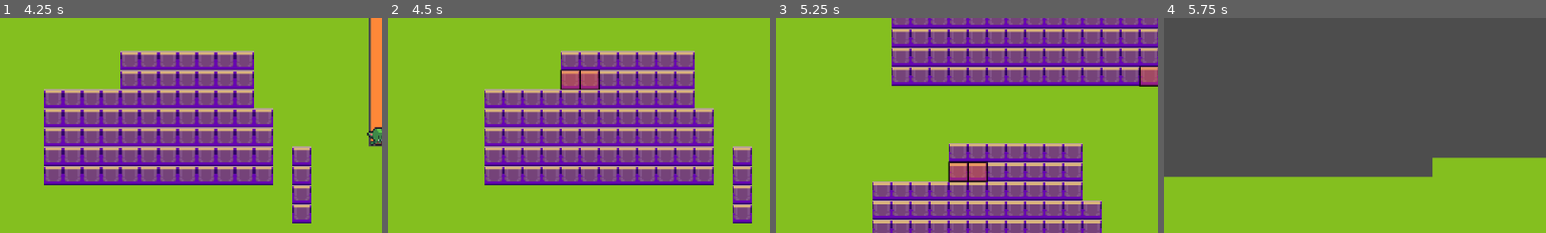
Above: before the commit, frames 1-4 (left to right).
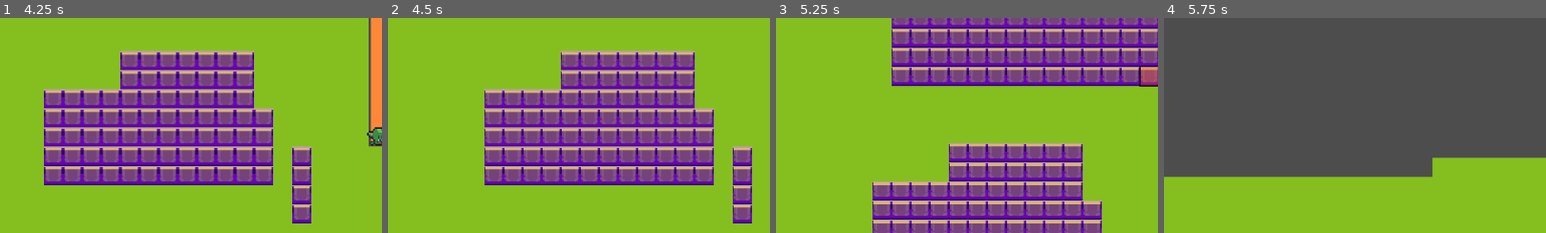
Above: after the commit, the same moments.

Repository: nickuun/Goblin-Overlord-Simulator
Game: Godot game, scene res://Scenes&Scrips/World/world.tscn
The game is run twice, just before and just after one commit, with the same random seed, the same clock (stepped at 60 frames per second) and the same inputs.
Inputs (mouse positions are % of the whole screen's width and height, from its top left):
- Up to frame 1 (4.25 s): tap Enter at 0.5 s; move the mouse to (45, 70) at 0.52 s; tap 1 at 0.6, 2.3 s; click (45, 70) at 0.67 s; tap 2 at 0.8 s; drag from (80, 65) to (45, 70) at 1.27 s; move the mouse to (20, 35) at 2.02 s; tap 3 at 2.1, 3.8 s; click (20, 35) at 2.17 s; drag from (55, 50) to (20, 35) at 2.77 s; move the mouse to (35, 25) at 3.52 s; hold A (cam_left) from 3.53 s (still down); click (35, 25) at 3.67 s
- Up to frame 2 (4.5 s): release A (cam_left) at 4.25 s; drag from (72, 45) to (35, 25) at 4.27 s
- Up to frame 3 (5.25 s): tap Space at 5 s; move the mouse to (30, 55) at 5.02 s; hold W (cam_up) from 5.03 s (still down); click (30, 55) at 5.17 s
- Up to frame 4 (5.75 s): keep holding W (cam_up); tap 2 at 5.3 s
The pictures show only the part of the screen within x 47-97%, y 31-81%; the shares and areas given below are measured in that part.

Frame 1 is identical in both runs. In frame 2, 1.0% of the frame differs, in the area x 45-56%, y 24-34%; in frame 3, 1.0%, in the area x 45-56%, y 66-77%; in frame 4, nothing differs.

Commit message:
Added item sweeping from rocks to storage - No Sprite

Diff:
--- a/Scenes&Scrips/ClickInput/click_input.gd
+++ b/Scenes&Scrips/ClickInput/click_input.gd
@@ -17,6 +17,7 @@
 
 const MODE_BUILD: int = 1
 const MODE_ROOM: int = 2
+const MODE_SWEEP: int = 3
 var _mode: int = MODE_BUILD
 
 func _ready() -> void:
@@ -36,6 +37,15 @@
 		push_error("ClickInput: Floor or Walls layer not set. Assign NodePaths or add nodes to 'floor_layer' / 'wall_layer' groups.")
 
 func _unhandled_input(event: InputEvent) -> void:
+
+	if event is InputEventKey and event.pressed:
+		var kev: InputEventKey = event
+		if kev.keycode == KEY_1:
+			_mode = MODE_BUILD
+		elif kev.keycode == KEY_2:
+			_mode = MODE_ROOM
+		elif kev.keycode == KEY_3:
+			_mode = MODE_SWEEP
 
 
 	if _floor == null or _walls == null:
@@ -110,8 +120,8 @@
 				JobManager.remove_job_at(cell, "build_wall")
 			else:
 				JobManager.ensure_build_job(cell)
-	else:
-		# ROOM mode (Treasury)
+
+	elif _mode == MODE_ROOM:
 		if _drag_button == MOUSE_BUTTON_RIGHT:
 			if _drag_shift:
 				JobManager.remove_room_job_at(cell)
@@ -122,6 +132,16 @@
 				JobManager.remove_room_job_at(cell)
 			else:
 				JobManager.ensure_unassign_room_job(cell)
+
+	elif _mode == MODE_SWEEP:
+		if _drag_button == MOUSE_BUTTON_RIGHT:
+			if _drag_shift:
+				JobManager.remove_haul_job_at(cell)
+			else:
+				# only creates if a rock exists there
+				JobManager.ensure_haul_job(cell, "rock")
+		elif _drag_button == MOUSE_BUTTON_LEFT:
+			JobManager.remove_haul_job_at(cell)
 
 func _bresenham(a: Vector2i, b: Vector2i) -> Array[Vector2i]:
 	var points: Array[Vector2i] = []
--- a/Scenes&Scrips/Globals/JobManager.gd
+++ b/Scenes&Scrips/Globals/JobManager.gd
@@ -8,6 +8,7 @@
 @export var build_wall_atlas_coords: Vector2i = Vector2i(3, 11)
 @export var build_wall_alternative_tile: int = 0
 
+
 var jobs: Array[Job] = []
 var _next_id: int = 1
 
@@ -21,11 +22,106 @@
 @export var room_treasury_source_id: int = -1
 @export var room_treasury_atlas_coords: Vector2i = Vector2i.ZERO
 @export var room_treasury_alt: int = 0
+
+# items on ground: cell -> {"rock": count}
+var items_on_ground: Dictionary = {}
+
+# treasury tracking
+@export var treasury_capacity_per_tile: int = 10
+var treasury_cells: Dictionary = {}	# cell(Vector2i) -> true
+var treasury_stored_rock: int = 0
+var treasury_reserved: int = 0	# slots reserved by in-flight haul jobs
 
 func init(floor: TileMapLayer, walls: TileMapLayer, rooms: TileMapLayer) -> void:
 	floor_layer = floor
 	walls_layer = walls
 	rooms_layer = rooms
+	_rebuild_treasury_cells()
+	treasury_reserved = 0
+
+func _rebuild_treasury_cells() -> void:
+	treasury_cells.clear()
+	if rooms_layer == null:
+		return
+	var used: PackedVector2Array = rooms_layer.get_used_cells()
+	for c: Vector2i in used:
+		treasury_cells[c] = true
+
+func get_treasury_capacity() -> int:
+	return treasury_cells.size() * treasury_capacity_per_tile
+
+func get_treasury_space_effective() -> int:
+	return get_treasury_capacity() - treasury_stored_rock - treasury_reserved
+
+func drop_item(cell: Vector2i, kind: String, count: int) -> void:
+	var bucket: Dictionary = items_on_ground.get(cell, {})
+	var cur: int = int(bucket.get(kind, 0))
+	bucket[kind] = cur + count
+	items_on_ground[cell] = bucket
+
+func has_ground_item(cell: Vector2i, kind: String) -> bool:
+	if not items_on_ground.has(cell):
+		return false
+	var bucket: Dictionary = items_on_ground[cell]
+	return int(bucket.get(kind, 0)) > 0
+
+func take_item(cell: Vector2i, kind: String, count: int) -> bool:
+	if not has_ground_item(cell, kind):
+		return false
+	var bucket: Dictionary = items_on_ground[cell]
+	var cur: int = int(bucket.get(kind, 0))
+	var newv: int = max(0, cur - count)
+	bucket[kind] = newv
+	if newv == 0:
+		bucket.erase(kind)
+	if bucket.size() == 0:
+		items_on_ground.erase(cell)
+	else:
+		items_on_ground[cell] = bucket
+	return true
+
+func find_nearest_reachable_treasury_cell(from_cell: Vector2i) -> Variant:
+	var found: bool = false
+	var best_cell: Vector2i = Vector2i.ZERO
+	var best_steps: int = 0
+	for key in treasury_cells.keys():
+		var tcell: Vector2i = key
+		var path: PackedVector2Array = GridNav.find_path_cells(from_cell, tcell)
+		if not path.is_empty():
+			var steps: int = max(0, path.size() - 1)
+			if not found or steps < best_steps:
+				found = true
+				best_steps = steps
+				best_cell = tcell
+	if found:
+		return best_cell
+	return null
+
+func create_haul_job(cell: Vector2i, kind: String) -> Job:
+	if not has_ground_item(cell, kind):
+		return null
+	var j: Job = Job.new()
+	j.id = _next_id
+	_next_id += 1
+	j.type = "haul_rock"
+	j.target_cell = cell
+	j.data["kind"] = kind
+	j.data["count"] = 1
+	jobs.append(j)
+	job_added.emit(j)
+	return j
+
+func ensure_haul_job(cell: Vector2i, kind: String) -> void:
+	if has_job_at(cell, "haul_rock"):
+		return
+	if has_ground_item(cell, kind):
+		create_haul_job(cell, kind)
+
+func remove_haul_job_at(cell: Vector2i) -> void:
+	var j: Job = get_job_at(cell, "haul_rock")
+	if j != null and (j.status == Job.Status.OPEN or j.status == Job.Status.RESERVED):
+		cancel_job(j)
+
 
 func create_dig_job(cell: Vector2i) -> Job:
 	if walls_layer == null:
@@ -46,21 +142,46 @@
 	return j
 
 func request_job(worker: Node2D) -> Job:
-	# Hand out the first reachable OPEN job
 	for j: Job in jobs:
 		if j.is_open():
-			var adj: Variant = _find_reachable_adjacent(worker, j.target_cell)
-			if adj != null:
-				j.status = Job.Status.RESERVED
-				j.reserved_by = worker.get_path()
-				job_updated.emit(j)
-				return j
+			if j.type == "haul_rock":
+				if get_treasury_space_effective() <= 0:
+					continue
+				if not has_ground_item(j.target_cell, "rock"):
+					j.status = Job.Status.CANCELLED
+					job_updated.emit(j)
+					continue
+				var start_cell: Vector2i = GridNav.world_to_cell(worker.global_position, floor_layer)
+				var path: PackedVector2Array = GridNav.find_path_cells(start_cell, j.target_cell)
+				if not path.is_empty():
+					j.status = Job.Status.RESERVED
+					j.reserved_by = worker.get_path()
+					treasury_reserved += 1
+					job_updated.emit(j)
+					return j
+			else:
+				var adj = _find_reachable_adjacent(worker, j.target_cell)
+				if adj != null:
+					j.status = Job.Status.RESERVED
+					j.reserved_by = worker.get_path()
+					job_updated.emit(j)
+					return j
 	return null
 
 func start_job(job: Job) -> void:
 	if job == null:
 		return
 	job.status = Job.Status.ACTIVE
+	job_updated.emit(job)
+
+func cancel_job(job: Job) -> void:
+	if job == null:
+		return
+	# release reservation if needed
+	if job.type == "haul_rock":
+		if treasury_reserved > 0 and (job.status == Job.Status.RESERVED or job.status == Job.Status.ACTIVE):
+			treasury_reserved -= 1
+	job.status = Job.Status.CANCELLED
 	job_updated.emit(job)
 
 func complete_job(job: Job) -> void:
@@ -71,6 +192,8 @@
 		if walls_layer != null:
 			walls_layer.erase_cell(job.target_cell)
 		GridNav.astar.set_point_solid(job.target_cell, false)
+		# drop one rock
+		drop_item(job.target_cell, "rock", 1)
 
 	elif job.type == "build_wall":
 		_ensure_build_tile_defaults()
@@ -91,20 +214,22 @@
 			push_error("JobManager: room_treasury_source_id not set and no sample room tile found.")
 		else:
 			rooms_layer.set_cell(job.target_cell, room_treasury_source_id, room_treasury_atlas_coords, room_treasury_alt)
+			treasury_cells[job.target_cell] = true
 
 	elif job.type == "unassign_room":
 		if rooms_layer != null:
 			rooms_layer.erase_cell(job.target_cell)
+			treasury_cells.erase(job.target_cell)
+
+	elif job.type == "haul_rock":
+		# finish deposit: consume reserved slot and add to stash
+		if treasury_reserved > 0:
+			treasury_reserved -= 1
+		var cnt: int = int(job.data.get("count", 1))
+		treasury_stored_rock += cnt
 
 	job.status = Job.Status.DONE
 	job_completed.emit(job)
-
-
-func cancel_job(job: Job) -> void:
-	if job == null:
-		return
-	job.status = Job.Status.CANCELLED
-	job_updated.emit(job)
 
 func _find_reachable_adjacent(worker: Node2D, target_cell: Vector2i) -> Variant:
 	if floor_layer == null:
@@ -269,3 +394,14 @@
 		if rooms_layer.has_method("get_cell_alternative_tile"):
 			alt = rooms_layer.get_cell_alternative_tile(sample)
 		room_treasury_alt = alt
+
+func reopen_job(job: Job) -> void:
+	#TODO PICKUP
+	if job == null:
+		return
+	if job.type == "haul_rock":
+		if treasury_reserved > 0 and (job.status == Job.Status.RESERVED or job.status == Job.Status.ACTIVE):
+			treasury_reserved -= 1
+	job.status = Job.Status.OPEN
+	job.reserved_by = NodePath("")
+	job_updated.emit(job)
--- a/Scenes&Scrips/MovementAgent/WorkerAgent.gd
+++ b/Scenes&Scrips/MovementAgent/WorkerAgent.gd
@@ -60,6 +60,11 @@
 	_agent.set_destination_cell(dest)  # fire-and-forget small nudge
 
 func _go_do_job(job: Job) -> void:
+
+	if job.type == "haul_rock":
+		await _do_haul(job)
+		return
+
 	var attempts: int = 0
 	while attempts < 3:
 		var adj: Variant = _find_adjacent_for_job(job)
@@ -97,6 +102,55 @@
 	job.status = Job.Status.OPEN
 	job.reserved_by = NodePath("")
 	JobManager.job_updated.emit(job)
+	_current_job = null
+
+func _do_haul(job: Job) -> void:
+	# verify there is still an item
+	if not JobManager.has_ground_item(job.target_cell, "rock"):
+		JobManager.cancel_job(job)
+		_current_job = null
+		return
+
+	# go to the item cell
+	var start_cell: Vector2i = GridNav.world_to_cell(_body.global_position, _tilemap)
+	_agent.set_destination_cell(job.target_cell)
+	await _agent.arrived
+	var here: Vector2i = GridNav.world_to_cell(_body.global_position, _tilemap)
+	if here != job.target_cell:
+		JobManager.reopen_job(job)
+		_current_job = null
+		return
+
+	# pick it up (reserve already held by JobManager)
+	var ok: bool = JobManager.take_item(job.target_cell, "rock", 1)
+	if not ok:
+		JobManager.cancel_job(job)
+		_current_job = null
+		return
+
+	# find nearest reachable treasury cell
+	var deposit: Variant = JobManager.find_nearest_reachable_treasury_cell(here)
+	if deposit == null:
+		# no reachable treasury now; reopen so someone else can try later
+		JobManager.reopen_job(job)
+		# drop it back on ground so it isn't lost
+		JobManager.drop_item(here, "rock", 1)
+		_current_job = null
+		return
+
+	var depot_cell: Vector2i = deposit as Vector2i
+	_agent.set_destination_cell(depot_cell)
+	await _agent.arrived
+	var at_depot: Vector2i = GridNav.world_to_cell(_body.global_position, _tilemap)
+	if at_depot != depot_cell:
+		# failed; reopen and drop back
+		JobManager.reopen_job(job)
+		JobManager.drop_item(here, "rock", 1)
+		_current_job = null
+		return
+
+	# done!
+	JobManager.complete_job(job)
 	_current_job = null
 
 
--- a/Scenes&Scrips/UI/JobOverlay.gd
+++ b/Scenes&Scrips/UI/JobOverlay.gd
@@ -16,6 +16,9 @@
 
 var _room_assign: Dictionary = {}	# cell -> Status
 var _room_unassign: Dictionary = {}
+
+@export var color_haul: Color = Color(0.6, 0.3, 1.0, 0.35)	# purple
+var _haul: Dictionary = {}	# cell -> Status
 
 func _ready() -> void:
 	if floor_layer_path != NodePath(""):
@@ -50,7 +53,9 @@
 
 func _update_job(job: Job) -> void:
 	if job.status == Job.Status.DONE or job.status == Job.Status.CANCELLED:
-		if job.type == "dig_wall":
+		if job.type == "haul_rock":
+			_haul.erase(job.target_cell)
+		elif job.type == "dig_wall":
 			_dig.erase(job.target_cell)
 		elif job.type == "build_wall":
 			_build.erase(job.target_cell)
@@ -60,6 +65,9 @@
 			_room_unassign.erase(job.target_cell)
 		return
 
+	if job.type == "haul_rock":
+		_haul[job.target_cell] = job.status
+		return
 	if job.type == "dig_wall":
 		_dig[job.target_cell] = job.status
 	elif job.type == "build_wall":
@@ -75,6 +83,15 @@
 
 	var size: Vector2 = Vector2(GridNav.cell_size)
 	var half: Vector2 = size * 0.5
+
+	for key in _haul.keys():
+		var st: int = int(_haul[key])
+		var ch: Color = color_haul
+		if st == Job.Status.RESERVED:
+			ch.a = ch.a * 0.6
+		elif st == Job.Status.ACTIVE:
+			ch.a = ch.a * 0.9
+		_draw_cell(key, size, half, ch)
 
 	for key in _dig.keys():
 		var c: Color = color_dig
--- a/Scenes&Scrips/World/world.gd
+++ b/Scenes&Scrips/World/world.gd
@@ -7,7 +7,6 @@
 @onready var goblin: Goblin = $Goblin
 
 @onready var rooms: TileMapLayer = $Tilemaps/Rooms
-
 
 func _ready() -> void:
 
@@ -30,12 +29,15 @@
 		rooms.add_to_group("room_layer")
 
 	GridNav.build_from_layers(floor, walls)
+
+	JobManager.treasury_capacity_per_tile = 5	# or 10, etc.
 	JobManager.init(floor, walls, rooms)
 
+
 	# Optional: set the Treasury tile once (hardcoded)
-	# JobManager.room_treasury_source_id = <src_id>
-	# JobManager.room_treasury_atlas_coords = Vector2i(<x>, <y>)
-	# JobManager.room_treasury_alt = 0
+	 #JobManager.room_treasury_source_id = <src_id>
+	 #JobManager.room_treasury_atlas_coords = Vector2i(<x>, <y>)
+	 #JobManager.room_treasury_alt = 0
 
 
 	# (Optional) Point ClickInput to layers if you prefer explicit paths
